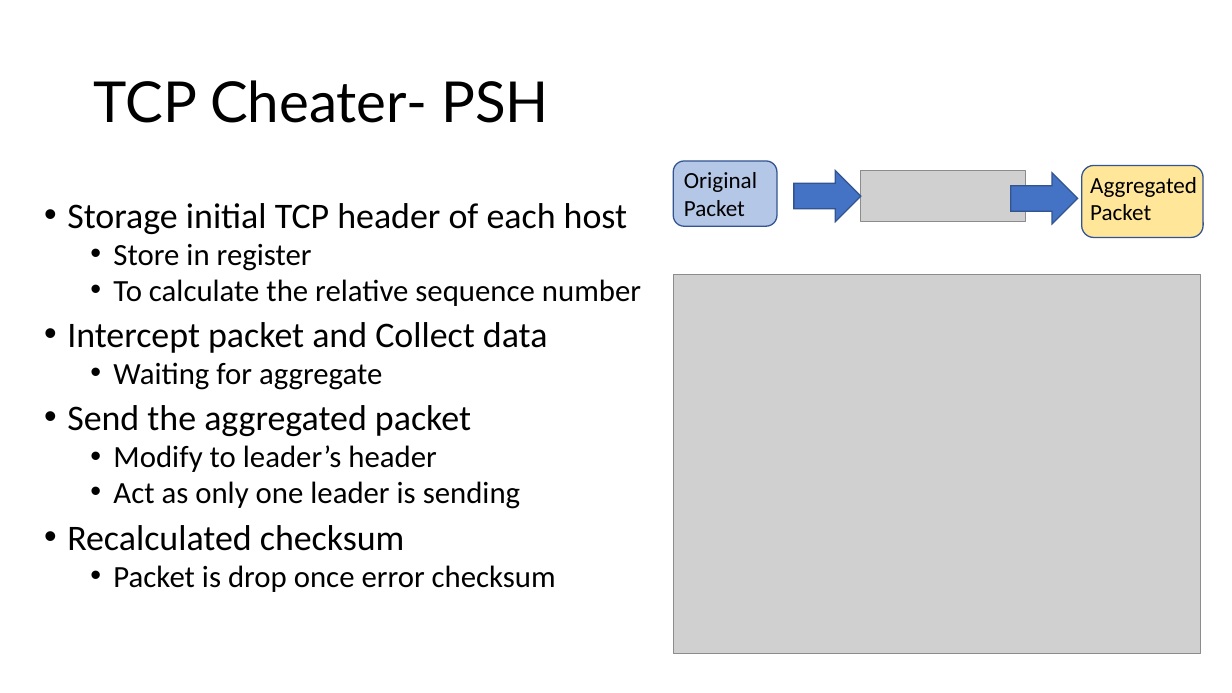
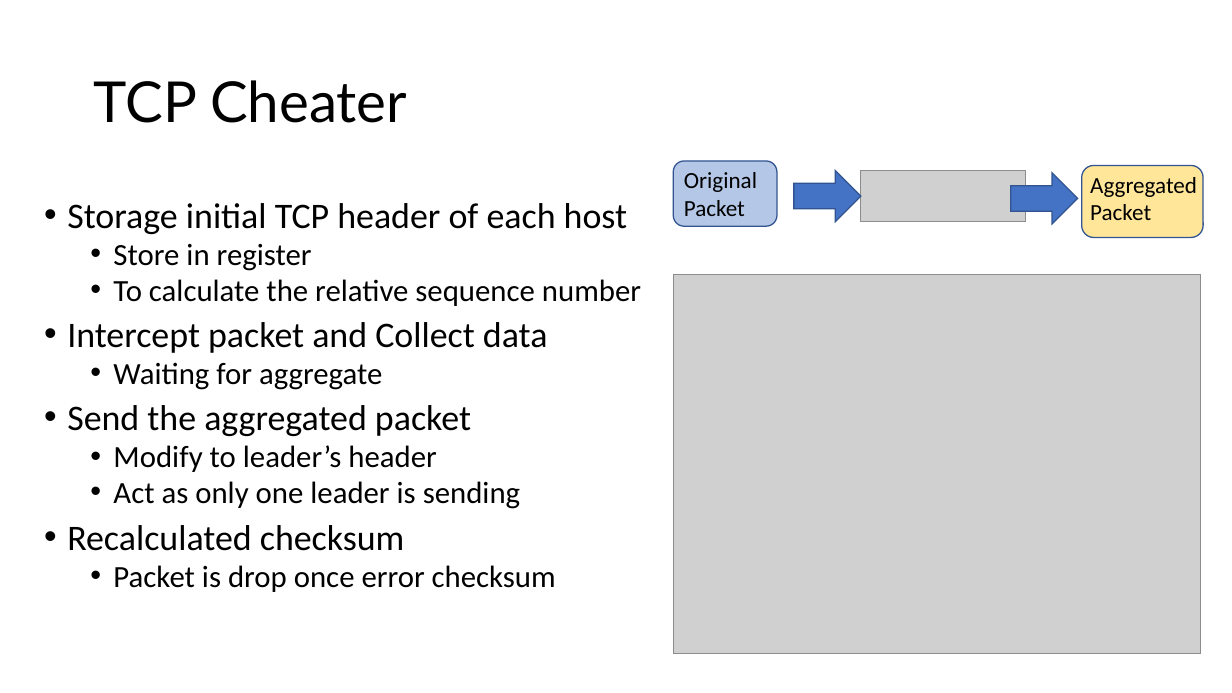
Before and after one commit to LittleD3092/reliable-in-network-aggregation, a slide deck: slide 6 of report.pptx. Drawn at 1232x693 pixels with LibreOffice and Linux fonts; fonts in the diff are those of the drawing; grey boxes stand for pictures. Boxes give left, top, right and bottom in pixels: in the first picture for what was removed or moved away, otherwise in the second. Text is boxed around its words. In the diff, an @@ line names an element or a change of style, - is before the commit and + after.

```diff
--- a/report.pptx
+++ b/report.pptx
@@ title at [94,80,407,123]: text changed @@
-TCP Cheater- PSH
+TCP Cheater
```
Also in this commit, not shown: 5 other slides changed.
